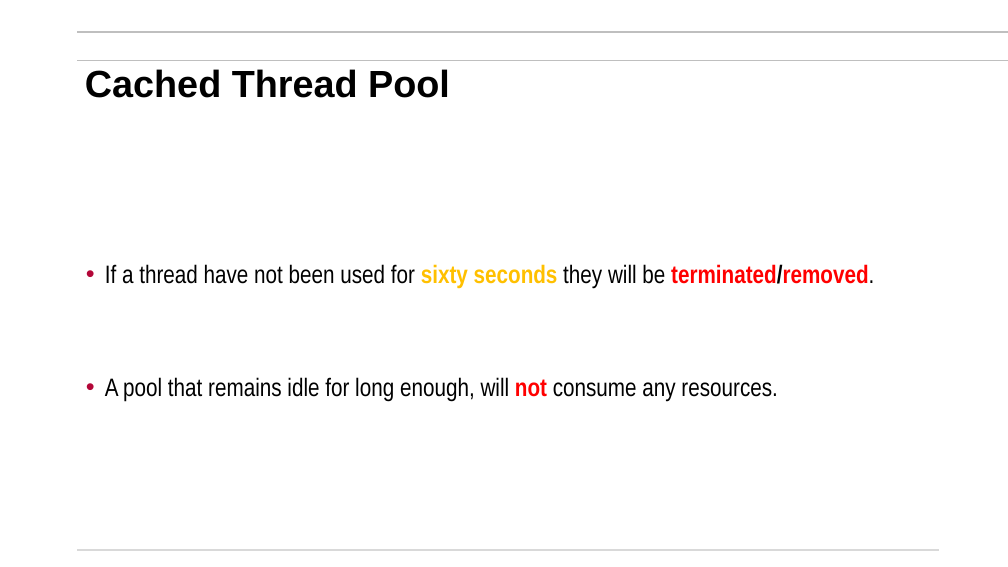
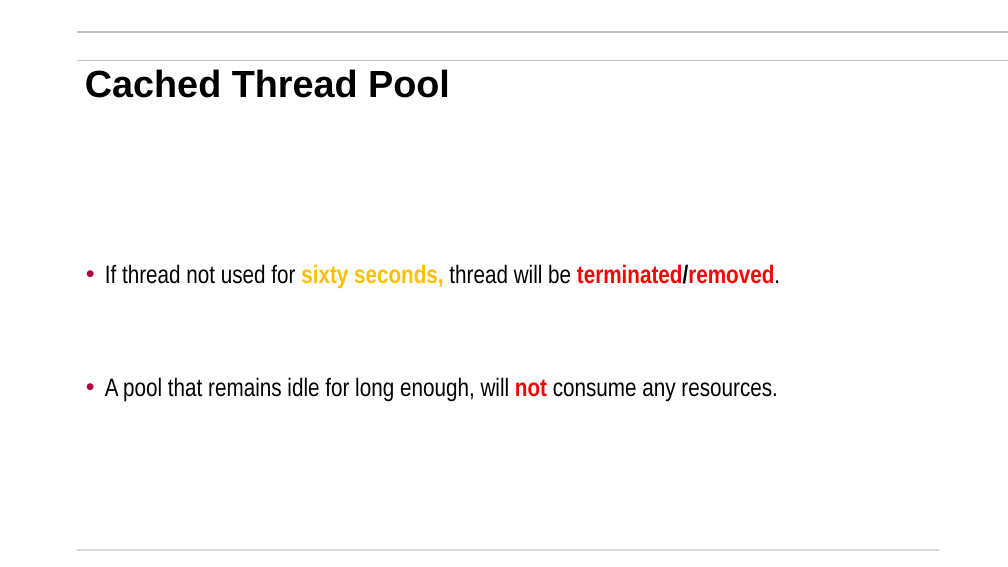
Before and after one commit to mikegrace2/CSEN160-Fall2026-Course-Website, a slide deck: slide 13 of lectures/Week07_Miscellaneuos/1_Threads_ExecutorService_V4.pptx. Drawn at 1008x567 pixels with LibreOffice and Linux fonts; fonts in the diff are those of the drawing; background and template pictures are left out. Boxes give left, top, right and bottom in pixels: in the first picture for what was removed or moved away, otherwise in the second. Text is boxed around its words. In the diff, an @@ line names an element or a change of style, - is before the commit and + after.

```diff
--- a/lectures/Week07_Miscellaneuos/1_Threads_ExecutorService_V4.pptx
+++ b/lectures/Week07_Miscellaneuos/1_Threads_ExecutorService_V4.pptx
@@ text at [105, 264, 780, 289]: text changed @@
-• If a thread have not been used for sixty seconds they will be terminated/removed.
+• If thread not used for sixty seconds, thread will be terminated/removed.
```
Also in this commit, not shown: 4 other slides changed, 1 other file.
